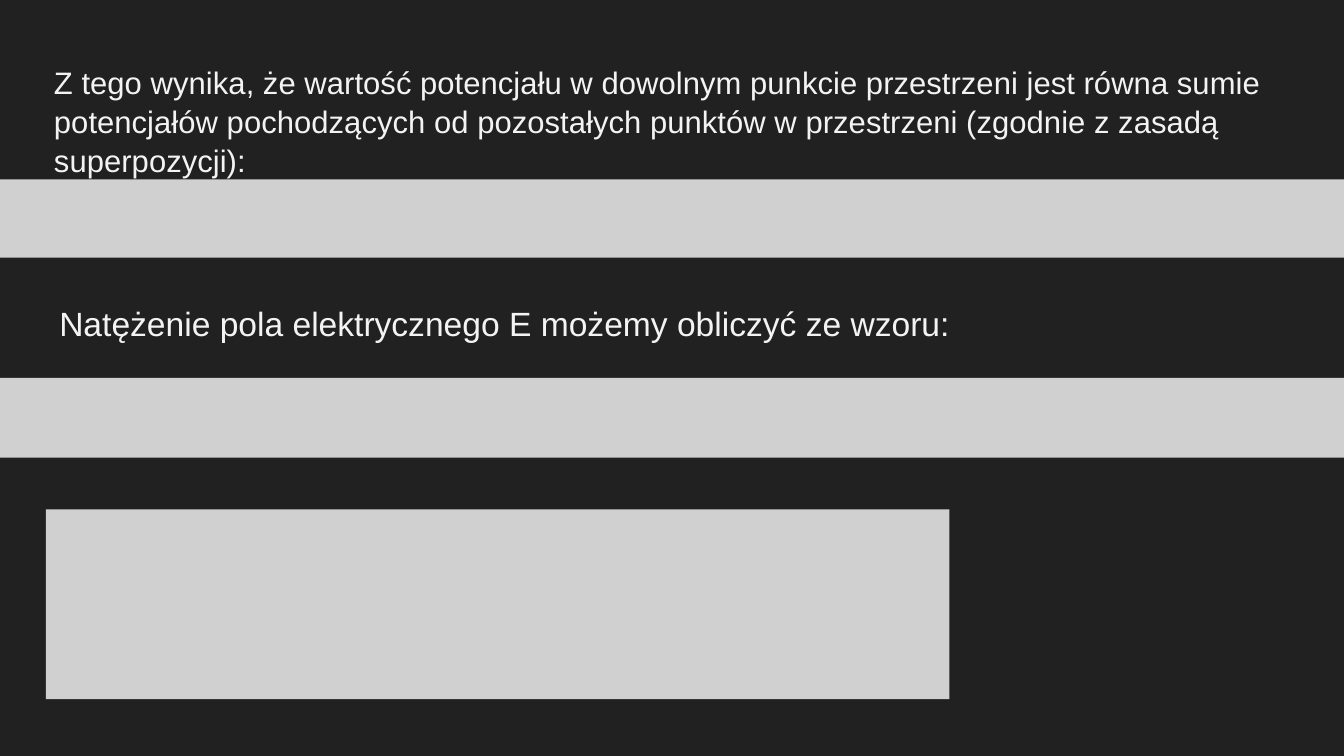
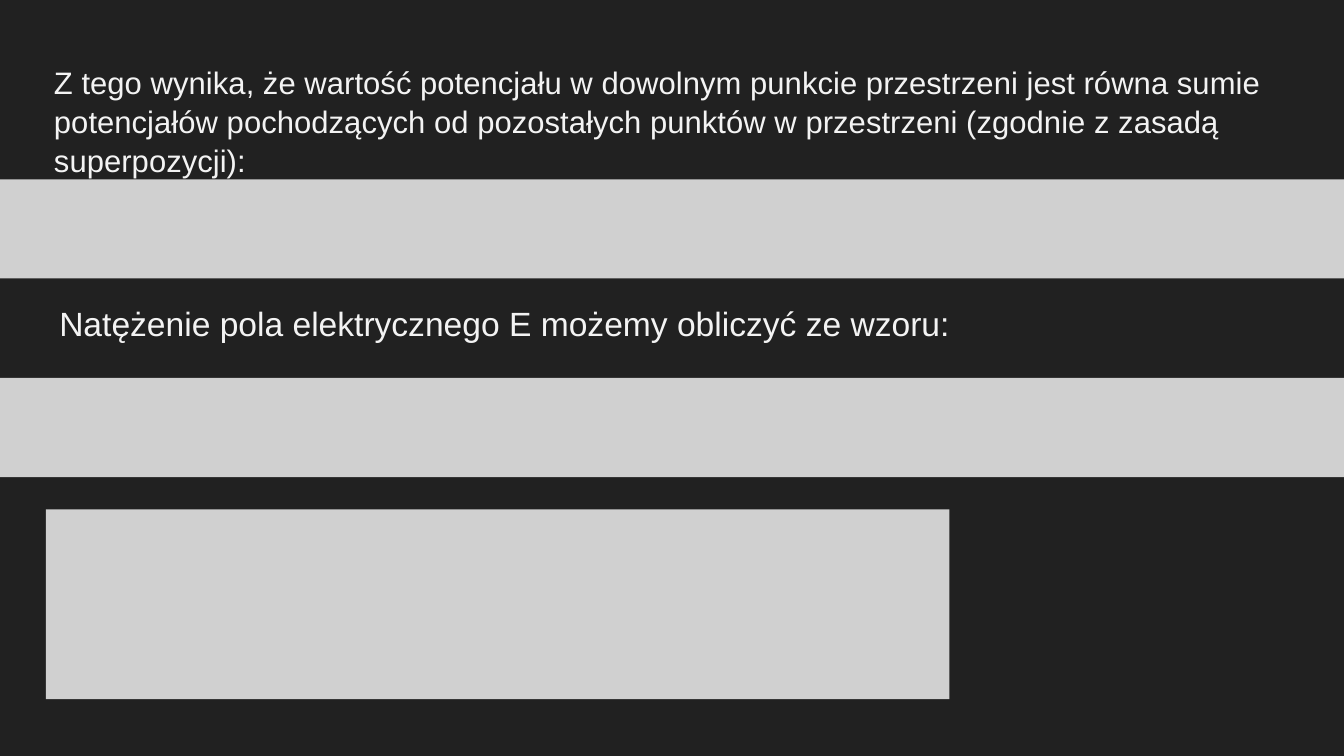
Before and after one commit to IgnacyZywalewski/ProjektMatlab, a slide deck: slide 4 of Pole elektryczne wokół naładowanego koła2.pptx. Drawn at 1344x756 pixels with LibreOffice and Linux fonts; fonts in the diff are those of the drawing; grey boxes stand for pictures. Boxes give left, top, right and bottom in pixels: in the first picture for what was removed or moved away, otherwise in the second. Text is boxed around its words. In the diff, an @@ line names an element or a change of style, - is before the commit and + after.

```diff
--- a/Pole elektryczne wokół naładowanego koła2.pptx
+++ b/Pole elektryczne wokół naładowanego koła2.pptx
@@ picture: place and size @@
-picture at [0,179,1344,257]
+picture at [0,179,1344,278]
@@ picture: place and size @@
-picture at [0,378,1344,457]
+picture at [0,378,1344,477]
```
